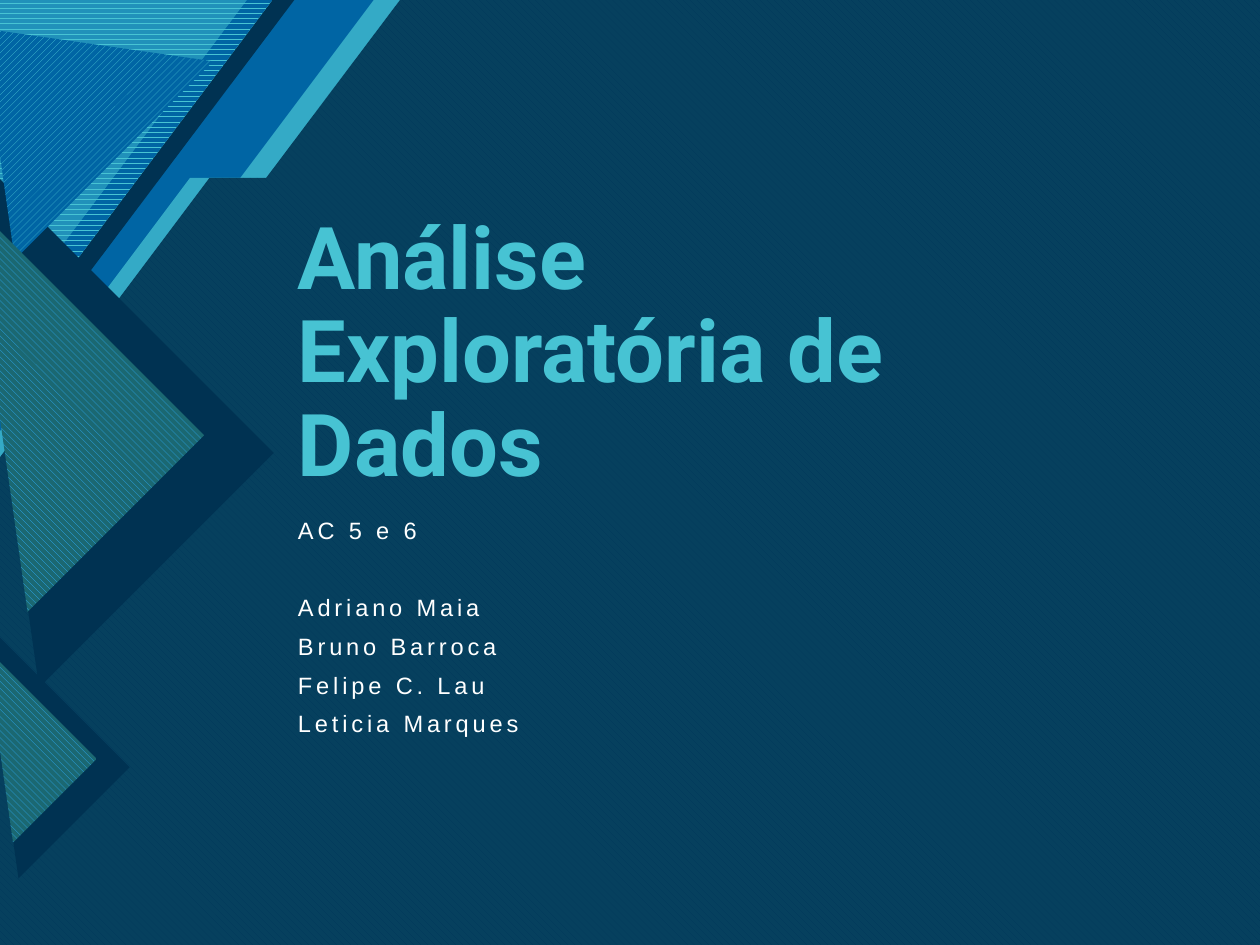
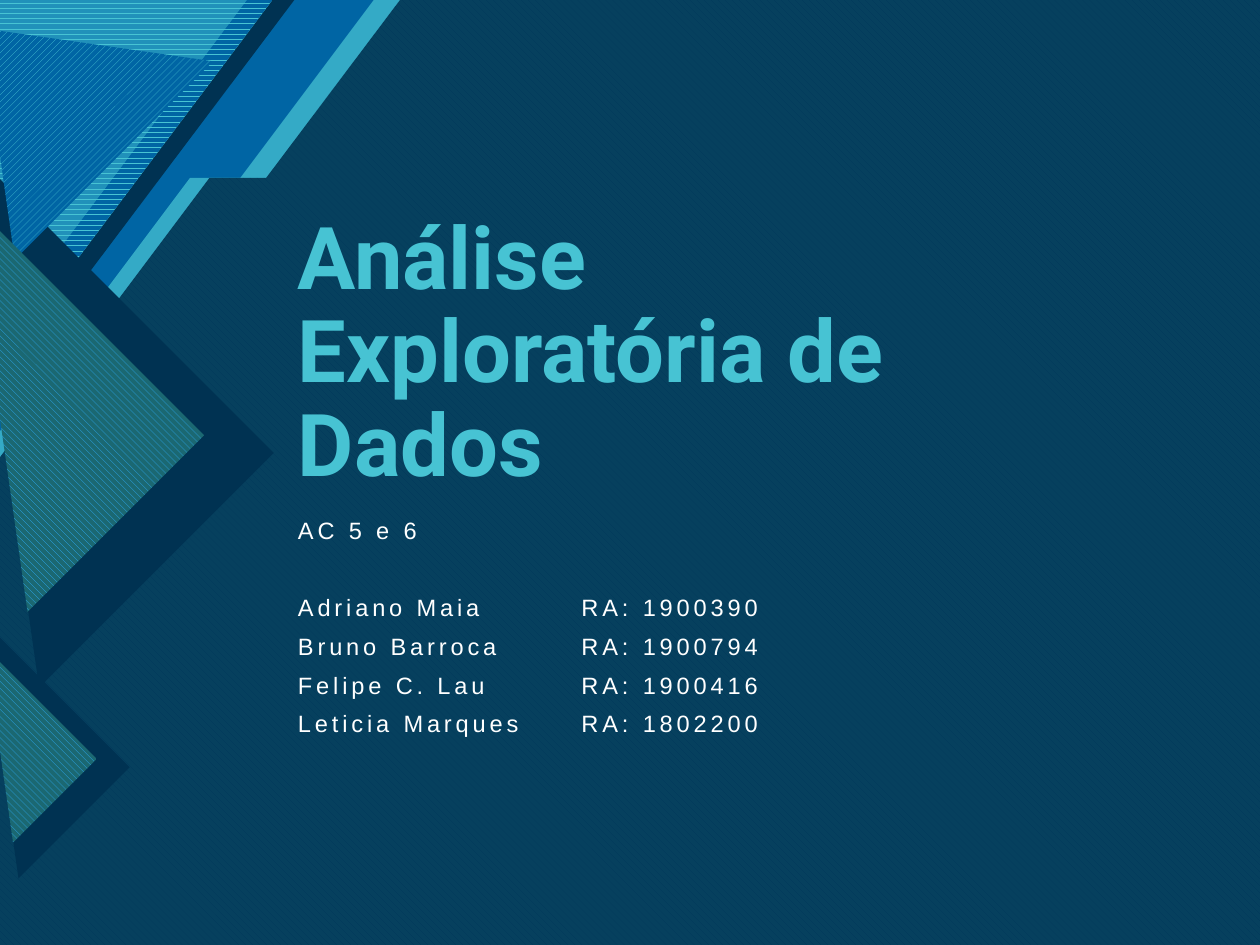
Before and after one commit to adrialmaia/AnaliseExploratoriaDados, a slide deck: slide 1 of ApresentaçãoAED_ AC5e6.pptx. Drawn at 1260x945 pixels with LibreOffice and Linux fonts; fonts in the diff are those of the drawing. Boxes give left, top, right and bottom in pixels: in the first picture for what was removed or moved away, otherwise in the second. Text is boxed around its words. In the diff, an @@ line names an element or a change of style, - is before the commit and + after.

```diff
--- a/ApresentaçãoAED_ AC5e6.pptx
+++ b/ApresentaçãoAED_ AC5e6.pptx
@@ subtitle at box(298, 599, 758, 737): text changed @@
-Adriano Maia
-Bruno Barroca
-Felipe C. Lau
-Leticia Marques
+Adriano Maia RA: 1900390
+Bruno Barroca RA: 1900794
+Felipe C. Lau RA: 1900416
+Leticia Marques RA: 1802200
```
Also in this commit, not shown: 5 other slides changed, 2 slides removed.
